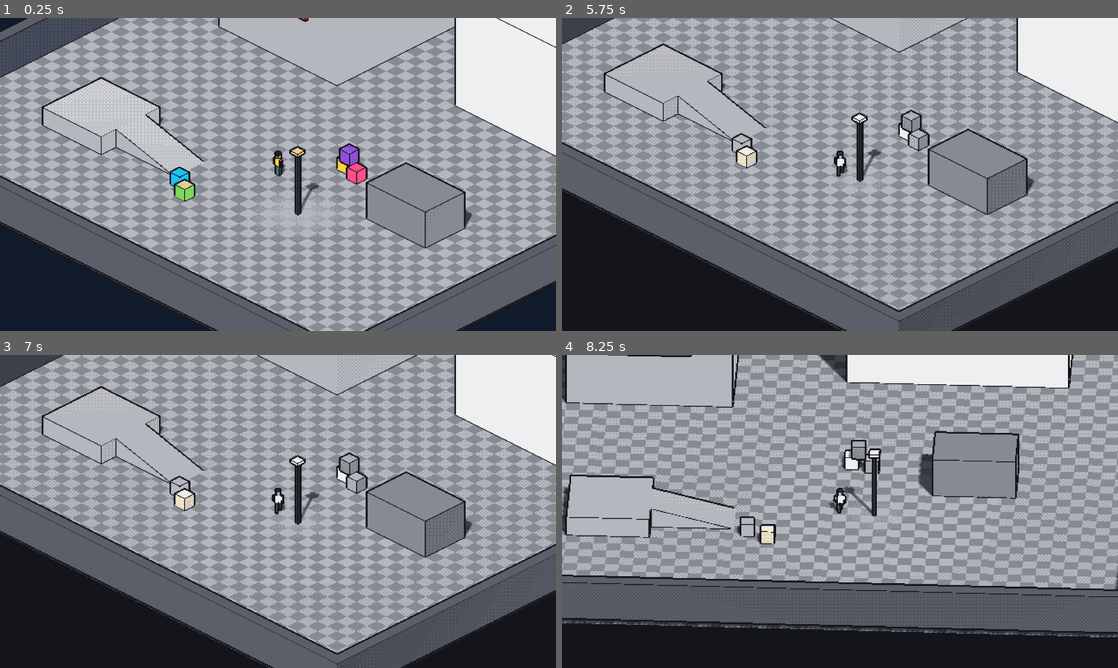
Above: before the commit, frames 1-4 (two rows, left to right).
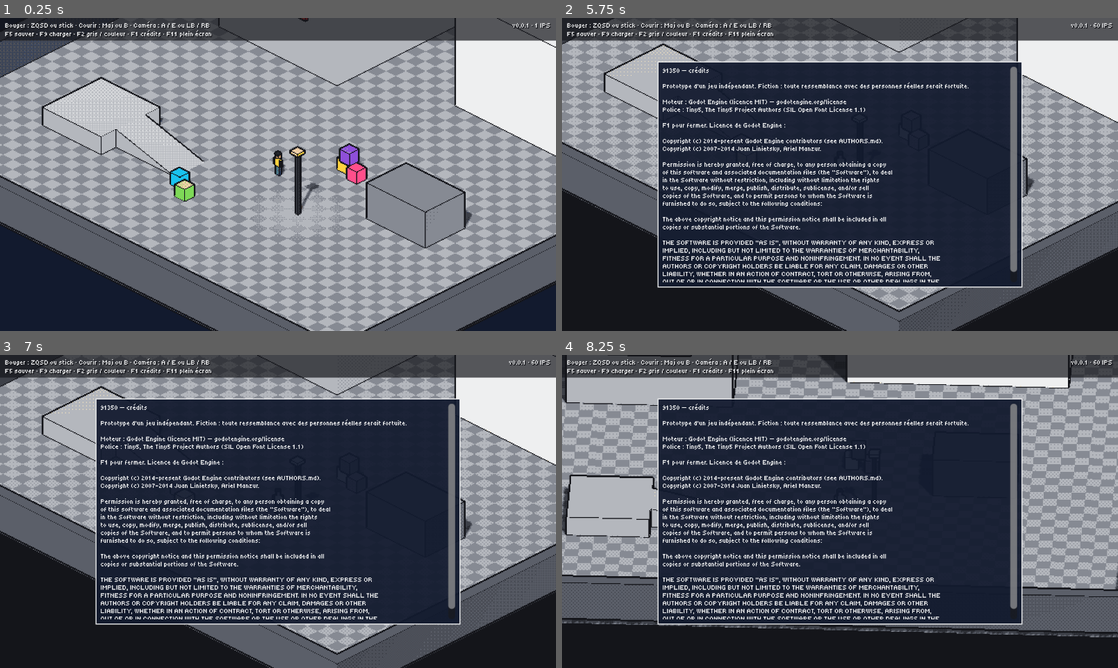
Above: after the commit, the same moments.

Repository: Yato-350/91350
Game: Godot game, scene res://scenes/main/main.tscn
Same seed, same stepped clock (60 frames per second), same inputs: the game is played once before the commit and once after it.
Inputs (mouse positions are in pixels of both pictures, inside the frame that each line leads up to):
- Up to frame 1 (0.25 s): no input
- Up to frame 2 (5.75 s): tap Enter at 0.5, 3.5 s; move the mouse to (962, 158) at 0.52 s; hold D (move_right) 0.53-1.25 s; tap Q (camera_rotate_left) at 0.6 s; click (962, 158) at 0.67 s; drag from (728, 190) to (812, 237) at 1.27 s; tap Space at 2 s; move the mouse to (895, 105) at 2.02 s; hold D (move_right) 2.03-2.75 s; hold Shift (run) 2.03-2.75 s; click (895, 105) at 2.17 s; drag from (812, 237) to (673, 127) at 2.77 s; move the mouse to (1006, 221) at 3.52 s; hold A (move_left) 3.53-4.25 s; tap Ctrl at 3.6 s; click (1006, 221) at 3.67 s; tap F2 (debug_toggle_color) at 4.15 s; drag from (673, 127) to (756, 96) at 4.27 s; move the mouse to (867, 174) at 5.02 s; hold S (move_down) from 5.03 s (still down); tap E (camera_rotate_right) at 5.1 s; click (867, 174) at 5.17 s; tap F1 (toggle_credits) at 5.65 s
- Up to frame 3 (7 s): release S (move_down) at 5.75 s; drag from (194, 433) to (166, 527) at 5.77 s; tap Space at 6.5 s; move the mouse to (400, 495) at 6.52 s; hold W (move_up) from 6.53 s (still down); tap Alt at 6.6 s; click (400, 495) at 6.67 s
- Up to frame 4 (8.25 s): release W (move_up) at 7.25 s; drag from (728, 527) to (812, 574) at 7.27 s; tap Enter at 8 s; move the mouse to (895, 442) at 8.02 s; hold S (move_down) from 8.03 s (still down); tap Q (camera_rotate_left) at 8.1 s; click (895, 442) at 8.17 s

The runs differ from the first frame. In frame 1, 7.0% of the frame differs, in the area x 0-100%, y 0-8%; in frame 2, 52%; in frame 3, 52%; in frame 4, 52%, in the area x 0-100%, y 0-87%.

Commit message:
feat: interface minimale, traductions et crédits
- locale/strings.csv : toutes les chaînes affichées passent par une clé
- police Tiny5 à 8 px (licence OFL incluse), sans anticrénelage ni hinting
- DebugHud : aide des commandes, version et images par seconde, messages de
  sauvegarde, panneau des crédits (F1) avec la licence de Godot
- l'interface est dessinée en 640×360 et agrandie du même facteur que le monde

Co-Authored-By: Claude Fable 5.2 <noreply@anthropic.com>
Claude-Session: https://claude.ai/code/session_0191MuXXX6bNUbLG7aSk85Tz

Diff:
--- /dev/null
+++ b/assets/ui/theme.tres
@@ -0,0 +1,26 @@
+[gd_resource type="Theme" load_steps=3 format=3]
+
+[ext_resource type="FontFile" path="res://assets/fonts/Tiny5-Regular.ttf" id="1_font"]
+
+[sub_resource type="StyleBoxFlat" id="StyleBoxFlat_panel"]
+content_margin_left = 6.0
+content_margin_top = 6.0
+content_margin_right = 6.0
+content_margin_bottom = 6.0
+bg_color = Color(0.0706, 0.102, 0.1804, 0.94)
+border_width_left = 1
+border_width_top = 1
+border_width_right = 1
+border_width_bottom = 1
+border_color = Color(0.9333, 0.9373, 0.9412, 1)
+anti_aliasing = false
+
+[resource]
+default_font = ExtResource("1_font")
+default_font_size = 8
+Label/colors/font_color = Color(0.9333, 0.9373, 0.9412, 1)
+Label/colors/font_shadow_color = Color(0.0784, 0.0824, 0.102, 1)
+Label/constants/shadow_offset_x = 1
+Label/constants/shadow_offset_y = 1
+PanelContainer/styles/panel = SubResource("StyleBoxFlat_panel")
+RichTextLabel/colors/default_color = Color(0.9333, 0.9373, 0.9412, 1)
--- /dev/null
+++ b/locale/strings.csv
@@ -0,0 +1,8 @@
+keys,fr
+HUD_CONTROLS,"Bouger : ZQSD ou stick · Courir : Maj ou B · Caméra : A / E ou LB / RB"
+HUD_KEYS,"F5 sauver · F9 charger · F2 gris / couleur · F1 crédits · F11 plein écran"
+HUD_STATUS,"v{version} · {fps} IPS"
+HUD_SAVED,"Partie sauvegardée"
+HUD_LOADED,"Partie chargée"
+CREDITS_TITLE,"91350 — crédits"
+CREDITS_BODY,"Prototype d'un jeu indépendant. Fiction : toute ressemblance avec des personnes réelles serait fortuite.\n\nMoteur : Godot Engine (licence MIT) — godotengine.org/license\nPolice : Tiny5, The Tiny5 Project Authors (SIL Open Font License 1.1)\n\nF1 pour fermer. Licence de Godot Engine :"
--- a/project.godot
+++ b/project.godot
@@ -33,6 +33,10 @@
 [editor_plugins]
 
 enabled=PackedStringArray("res://addons/gut/plugin.cfg")
+
+[gui]
+
+theme/custom="res://assets/ui/theme.tres"
 
 [input]
 
@@ -113,6 +117,11 @@
 ]
 }
 
+[internationalization]
+
+locale/translations=PackedStringArray("res://locale/strings.fr.translation")
+locale/fallback="fr"
+
 [physics]
 
 3d/physics_engine="Jolt Physics"
--- a/scenes/main/main.tscn
+++ b/scenes/main/main.tscn
@@ -1,7 +1,8 @@
-[gd_scene load_steps=3 format=3]
+[gd_scene load_steps=4 format=3]
 
 [ext_resource type="Script" path="res://scripts/main/main.gd" id="1_main"]
 [ext_resource type="PackedScene" path="res://scenes/main/pixel_view.tscn" id="2_view"]
+[ext_resource type="Script" path="res://scripts/ui/debug_hud.gd" id="3_hud"]
 
 [node name="Main" type="Node"]
 script = ExtResource("1_main")
@@ -14,3 +15,81 @@
 grow_vertical = 2
 
 [node name="UI" type="CanvasLayer" parent="."]
+
+[node name="Hud" type="Control" parent="UI"]
+layout_mode = 3
+anchors_preset = 0
+offset_right = 640.0
+offset_bottom = 360.0
+mouse_filter = 2
+script = ExtResource("3_hud")
+
+[node name="TopBand" type="ColorRect" parent="UI/Hud"]
+layout_mode = 1
+anchors_preset = 10
+anchor_right = 1.0
+offset_bottom = 26.0
+grow_horizontal = 2
+mouse_filter = 2
+color = Color(0.0784, 0.0824, 0.102, 0.7)
+
+[node name="Controls" type="Label" parent="UI/Hud"]
+layout_mode = 0
+offset_left = 6.0
+offset_top = 4.0
+offset_right = 500.0
+offset_bottom = 14.0
+text = "HUD_CONTROLS"
+
+[node name="Keys" type="Label" parent="UI/Hud"]
+layout_mode = 0
+offset_left = 6.0
+offset_top = 14.0
+offset_right = 500.0
+offset_bottom = 24.0
+text = "HUD_KEYS"
+
+[node name="Status" type="Label" parent="UI/Hud"]
+layout_mode = 1
+anchors_preset = 1
+anchor_left = 1.0
+anchor_right = 1.0
+offset_left = -160.0
+offset_top = 4.0
+offset_right = -6.0
+offset_bottom = 14.0
+grow_horizontal = 0
+horizontal_alignment = 2
+
+[node name="Message" type="Label" parent="UI/Hud"]
+layout_mode = 1
+anchors_preset = 12
+anchor_top = 1.0
+anchor_right = 1.0
+anchor_bottom = 1.0
+offset_top = -28.0
+offset_bottom = -16.0
+grow_horizontal = 2
+grow_vertical = 0
+horizontal_alignment = 1
+
+[node name="Credits" type="PanelContainer" parent="UI/Hud"]
+layout_mode = 1
+anchors_preset = 8
+anchor_left = 0.5
+anchor_top = 0.5
+anchor_right = 0.5
+anchor_bottom = 0.5
+offset_left = -210.0
+offset_top = -130.0
+offset_right = 210.0
+offset_bottom = 130.0
+grow_horizontal = 2
+grow_vertical = 2
+
+[node name="Margin" type="MarginContainer" parent="UI/Hud/Credits"]
+layout_mode = 2
+
+[node name="Text" type="RichTextLabel" parent="UI/Hud/Credits/Margin"]
+layout_mode = 2
+focus_mode = 2
--- a/scripts/main/main.gd
+++ b/scripts/main/main.gd
@@ -16,6 +16,8 @@
 var _colour_enabled := true
 
 @onready var _pixel_view: PixelView = $PixelView
+@onready var _ui: CanvasLayer = $UI
+@onready var _hud: Control = $UI/Hud
 
 
 ## Rend le chemin res:// de la scène demandée par « --screenshot <scène> », ou "".
@@ -28,6 +30,9 @@
 
 
 func _ready() -> void:
+	_pixel_view.scale_changed.connect(func(_scale: int) -> void: _layout_ui())
+	_pixel_view.resized.connect(_layout_ui)
+	_layout_ui()
 	var screenshot_scene := parse_screenshot_scene(OS.get_cmdline_user_args())
 	if not screenshot_scene.is_empty():
 		_run_screenshot_mode(screenshot_scene)
@@ -88,6 +93,14 @@
 	get_tree().quit(0)
 
 
+# L'interface est dessinée en 640×360 puis agrandie du même facteur entier que le monde.
+func _layout_ui() -> void:
+	var pixel_scale := maxi(1, _pixel_view.get_pixel_scale())
+	_ui.scale = Vector2.ONE * pixel_scale
+	_hud.position = Vector2.ZERO
+	_hud.size = (_pixel_view.size / pixel_scale).ceil()
+
+
 func _toggle_fullscreen() -> void:
 	var window := get_window()
 	var is_fullscreen := window.mode == Window.MODE_FULLSCREEN
--- /dev/null
+++ b/scripts/ui/debug_hud.gd
@@ -0,0 +1,51 @@
+class_name DebugHud
+extends Control
+## Interface provisoire du prototype : aide des commandes, version et images par
+## seconde, messages de sauvegarde, panneau des crédits.
+## Elle est dessinée en pixels basse résolution ; Main l'agrandit à l'échelle entière.
+
+const MESSAGE_SECONDS := 2.0
+const STATUS_SECONDS := 0.5
+
+var _status_age := STATUS_SECONDS
+var _message_tween: Tween
+
+@onready var _status: Label = $Status
+@onready var _message: Label = $Message
+@onready var _credits: Control = $Credits
+@onready var _credits_text: RichTextLabel = $Credits/Margin/Text
+
+
+func _ready() -> void:
+	_message.hide()
+	_credits.hide()
+	_credits_text.text = (
+		"%s\n\n%s\n\n%s" % [tr("CREDITS_TITLE"), tr("CREDITS_BODY"), Engine.get_license_text()]
+	)
+	EventBus.game_saved.connect(func(_slot: int) -> void: show_message("HUD_SAVED"))
+	EventBus.game_loaded.connect(func(_slot: int) -> void: show_message("HUD_LOADED"))
+
+
+func _process(delta: float) -> void:
+	_status_age += delta
+	if _status_age < STATUS_SECONDS:
+		return
+	_status_age = 0.0
+	var version: String = ProjectSettings.get_setting("application/config/version")
+	var values := {"version": version, "fps": roundi(Engine.get_frames_per_second())}
+	_status.text = tr("HUD_STATUS").format(values)
+
+
+func _unhandled_input(event: InputEvent) -> void:
+	if event.is_action_pressed(&"toggle_credits"):
+		_credits.visible = not _credits.visible
+
+
+## Affiche un court message traduit, puis le masque.
+func show_message(key: String) -> void:
+	_message.text = tr(key)
+	_message.show()
+	if _message_tween != null:
+		_message_tween.kill()
+	_message_tween = create_tween()
+	_message_tween.tween_callback(_message.hide).set_delay(MESSAGE_SECONDS)
--- /dev/null
+++ b/tests/test_ui.gd
@@ -0,0 +1,109 @@
+extends GutTest
+
+const SCENE := preload("res://scenes/main/main.tscn")
+const STRINGS := "res://locale/strings.csv"
+const FONT := "res://assets/fonts/Tiny5-Regular.ttf"
+const FRENCH_GLYPHS := "àâäçéèêëîïôöùûüÿœæÀÂÇÉÈÊËÎÏÔÙÛÜŒ«»’…—·"
+
+
+func before_all() -> void:
+	TranslationServer.set_locale("fr")
+
+
+func test_every_key_is_translated_in_french() -> void:
+	var keys := _translation_keys()
+	assert_gt(keys.size(), 0)
+	for key: String in keys:
+		assert_ne(tr(key), key, key)
+
+
+func test_default_font_has_french_glyphs() -> void:
+	var label := Label.new()
+	add_child_autofree(label)
+	var font := label.get_theme_default_font()
+	assert_eq(font.resource_path, FONT)
+	for index: int in FRENCH_GLYPHS.length():
+		assert_true(font.has_char(FRENCH_GLYPHS.unicode_at(index)), FRENCH_GLYPHS[index])
+
+
+func test_ui_scale_follows_the_pixel_scale() -> void:
+	var main := await _make_main()
+	var view: PixelView = main.get_node("PixelView")
+	var ui: CanvasLayer = main.get_node("UI")
+	var hud: Control = main.get_node("UI/Hud")
+	view.size = Vector2(1920, 1080)
+	await wait_process_frames(1)
+	assert_eq(ui.scale, Vector2(3, 3))
+	assert_eq(hud.size, Vector2(640, 360))
+
+
+func test_credits_toggle() -> void:
+	var main := await _make_main()
+	var credits: Control = main.get_node("UI/Hud/Credits")
+	assert_false(credits.visible)
+	_send_action("toggle_credits")
+	await wait_process_frames(2)
+	assert_true(credits.visible)
+	_send_action("toggle_credits")
+	await wait_process_frames(2)
+	assert_false(credits.visible)
+
+
+func test_credits_name_the_engine_and_the_font() -> void:
+	var main := await _make_main()
+	var text: RichTextLabel = main.get_node("UI/Hud/Credits/Margin/Text")
+	assert_string_contains(text.text, "Godot Engine")
+	assert_string_contains(text.text, "Tiny5")
+	assert_string_contains(text.text, Engine.get_license_text().substr(0, 40))
+
+
+func test_saving_shows_a_message() -> void:
+	var main := await _make_main()
+	var message: Label = main.get_node("UI/Hud/Message")
+	assert_false(message.visible)
+	EventBus.game_saved.emit(0)
+	assert_true(message.visible)
+	assert_eq(message.text, tr("HUD_SAVED"))
+	await wait_seconds(DebugHud.MESSAGE_SECONDS + 0.2)
+	assert_false(message.visible)
+
+
+func test_status_shows_the_version() -> void:
+	var main := await _make_main()
+	var status: Label = main.get_node("UI/Hud/Status")
+	await wait_seconds(DebugHud.STATUS_SECONDS + 0.1)
+	var version: String = ProjectSettings.get_setting("application/config/version")
+	assert_string_contains(status.text, version)
+
+
+func _make_main() -> Main:
+	var main: Main = SCENE.instantiate()
+	add_child_autofree(main)
+	await wait_process_frames(3)
+	return main
+
+
+func _send_action(action: String) -> void:
+	var event := InputEventAction.new()
+	event.action = action
+	event.pressed = true
+	Input.parse_input_event(event)
+
+
+func _translation_keys() -> Array[String]:
+	var keys: Array[String] = []
+	var file := FileAccess.open(STRINGS, FileAccess.READ)
+	file.get_csv_line()
+	while not file.eof_reached():
+		var row := file.get_csv_line()
+		if not row[0].is_empty():
+			keys.append(row[0])
+	return keys
+
+
+func test_status_shows_whole_frames_per_second() -> void:
+	var main := await _make_main()
+	var status: Label = main.get_node("UI/Hud/Status")
+	await wait_seconds(DebugHud.STATUS_SECONDS + 0.1)
+	var pattern := RegEx.create_from_string("· \\d+ IPS$")
+	assert_not_null(pattern.search(status.text), status.text)
Not shown, added: assets/fonts/Tiny5-OFL.txt
Binary file added: assets/fonts/Tiny5-Regular.ttf
Not shown, added: assets/fonts/Tiny5-Regular.ttf.import
Not shown, added: locale/strings.csv.import
Not shown, added: scripts/ui/debug_hud.gd.uid
Not shown, added: tests/test_ui.gd.uid
Not shown, added: assets/ASSETS.md
